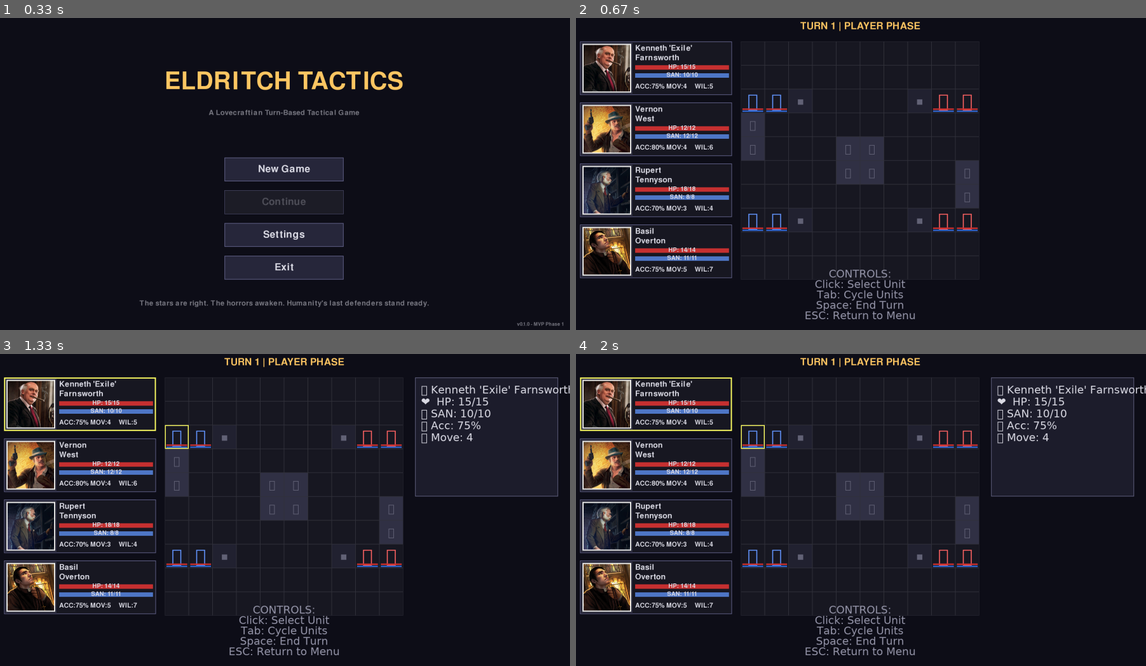
Above: before the commit, frames 1-4 (two rows, left to right).
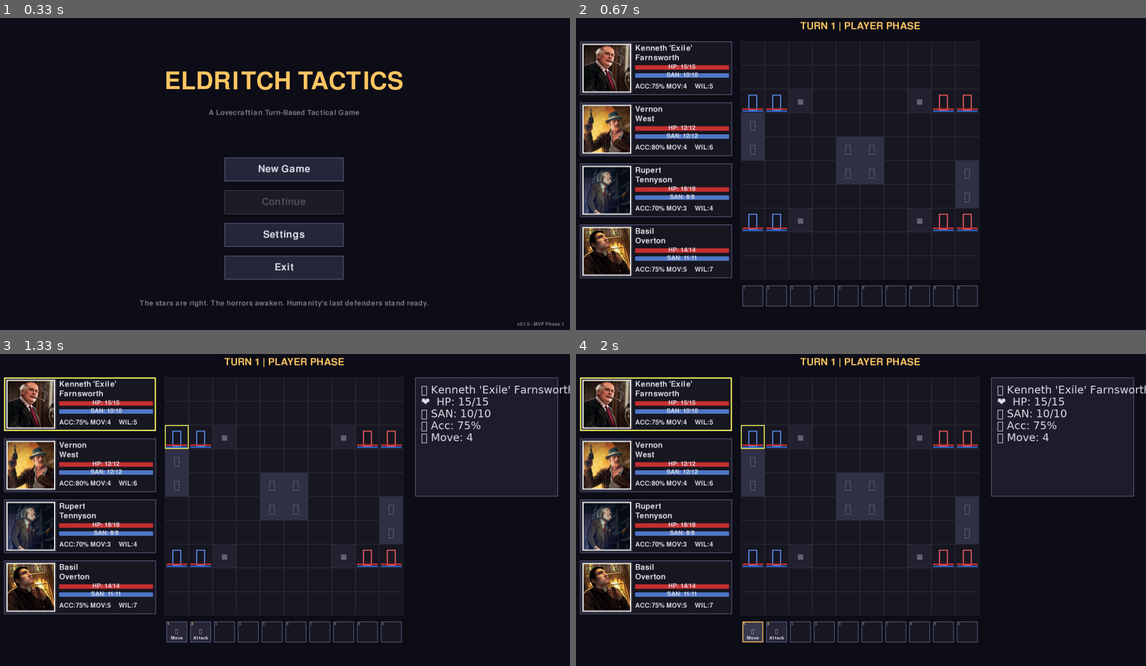
Above: after the commit, the same moments.

Repository: Dombrovo/pygame_tactics_test
Game: pygame game, started from main.py
Same seed, same stepped clock (60 frames per second), same inputs: the game is played once before the commit and once after it.
Inputs (mouse positions are in pixels of both pictures, inside the frame that each line leads up to):
- Up to frame 1 (0.33 s): no input
- Up to frame 2 (0.67 s): click (861, 170) at 0.38 s
- Up to frame 3 (1.33 s): press the mouse at (79, 403) at 0.7 s; move the mouse to (85, 397) at 0.8 s; release the mouse at (91, 394) at 0.93 s; press the mouse at (176, 631) at 1.03 s; move the mouse to (336, 631) at 1.13 s; release the mouse at (501, 628) at 1.27 s
- Up to frame 4 (2 s): tap 0 at 1.33 s; click (752, 631) at 1.72 s, where only the run after the commit has a clickable "↗"

Frame 1 is identical in both runs. In frame 2, 1.1% of the frame differs, in the area x 29-71%, y 80-97%; in frame 3, 1.5%; in frame 4, 1.5%.

Commit message:
action bar ui

Diff:
--- a/combat/battle_screen.py
+++ b/combat/battle_screen.py
@@ -12,7 +12,7 @@
 from entities.unit import Unit
 from entities.investigator import Investigator, create_test_squad
 from entities.enemy import Enemy, create_test_enemies
-from ui.ui_elements import InvestigatorTile
+from ui.ui_elements import InvestigatorTile, ActionBar
 
 
 class BattleScreen:
@@ -149,6 +149,22 @@
             )
             self.investigator_tiles.append(tile)
 
+        # ====================================================================
+        # Action Bar (Bottom Center)
+        # ====================================================================
+        # Position the action bar below the grid, centered
+        # 10 buttons × 70px + 9 gaps × 10px = 700 + 90 = 790px total width
+        action_bar_width = 10 * 70 + 9 * 10  # 790px
+        action_bar_x = (config.SCREEN_WIDTH - action_bar_width) // 2
+        action_bar_y = self.grid_offset_y + self.grid_pixel_size + 20  # 20px below grid
+
+        self.action_bar = ActionBar(
+            x=action_bar_x,
+            y=action_bar_y,
+            button_size=70,
+            spacing=10
+        )
+
     def _use_text_symbols(self):
         """
         Replace emoji symbols with ASCII text symbols.
@@ -262,6 +278,12 @@
                 elif event.key == pygame.K_TAB:
                     self._cycle_unit_selection()
 
+            # Handle action bar events (before other UI)
+            # This includes both mouse clicks and hotkey presses (1-0 keys)
+            if self.action_bar.handle_event(event):
+                # Action bar consumed the event
+                continue
+
             # Handle investigator tile events (must be before grid clicks)
             # This allows clicking on tiles to select investigators
             for tile in self.investigator_tiles:
@@ -316,6 +338,7 @@
             if self.current_phase == "player_turn" and unit.team == "player":
                 self.selected_unit = unit
                 self._update_tile_selection()
+                self._update_action_bar()
                 print(f"Selected: {unit.name}")
 
     def _on_investigator_tile_click(self, investigator: Investigator):
@@ -334,6 +357,7 @@
         # Select the investigator
         self.selected_unit = investigator
         self._update_tile_selection()
+        self._update_action_bar()
         print(f"Selected: {investigator.name}")
 
     def _update_tile_selection(self):
@@ -348,6 +372,19 @@
                 tile.set_selected(True)
             else:
                 tile.set_selected(False)
+
+    def _update_action_bar(self):
+        """
+        Update action bar to show actions for currently selected unit.
+
+        Called whenever selection changes. If the selected unit is an
+        investigator, populate the action bar with their available actions.
+        Otherwise, clear the action bar.
+        """
+        if self.selected_unit and isinstance(self.selected_unit, Investigator):
+            self.action_bar.update_for_investigator(self.selected_unit)
+        else:
+            self.action_bar.clear()
 
     def _pixel_to_grid(self, pixel_pos: Tuple[int, int]) -> Tuple[Optional[int], Optional[int]]:
         """
@@ -471,8 +508,9 @@
             # Select first active unit
             self.selected_unit = active_units[0]
 
-        # Update tile selection to match
+        # Update tile selection and action bar to match
         self._update_tile_selection()
+        self._update_action_bar()
 
         print(f"Selected: {self.selected_unit.name}")
 
@@ -549,6 +587,9 @@
         for tile in self.investigator_tiles:
             tile.update(self.mouse_pos)
 
+        # Update action bar (hover effects)
+        self.action_bar.update(self.mouse_pos)
+
     def _check_win_lose(self):
         """
         Check if battle is won or lost.
@@ -614,8 +655,11 @@
         # Draw unit info panel
         self._draw_unit_info_panel()
 
-        # Draw controls help
-        self._draw_controls_help()
+        # Draw action bar (bottom center)
+        self.action_bar.draw(self.screen)
+
+        # Controls help disabled - action bar replaces it
+        # self._draw_controls_help()
 
     def _draw_header(self):
         """Draw battle status header."""
--- a/ui/ui_elements.py
+++ b/ui/ui_elements.py
@@ -957,3 +957,283 @@
         text_surface = text_font.render(text, True, config.COLOR_TEXT)
         text_rect = text_surface.get_rect(center=(x + width // 2, y + height // 2))
         screen.blit(text_surface, text_rect)
+
+
+class ActionButton:
+    """
+    Small action button for the action bar.
+
+    Displays an ability/action icon or text with visual feedback.
+    Can be in enabled, disabled, or cooldown states.
+    """
+
+    def __init__(
+        self,
+        x: int,
+        y: int,
+        size: int,
+        text: str = "",
+        icon: str = "",
+        on_click: Optional[Callable] = None,
+        enabled: bool = True,
+        hotkey: str = ""
+    ):
+        """
+        Initialize an action button.
+
+        Args:
+            x, y: Top-left position
+            size: Width and height (square button)
+            text: Text label for the action
+            icon: Icon/emoji symbol (if available)
+            on_click: Callback when button is clicked
+            enabled: Whether button can be clicked
+            hotkey: Keyboard shortcut (e.g., "1", "2", etc.)
+        """
+        self.rect = pygame.Rect(x, y, size, size)
+        self.text = text
+        self.icon = icon
+        self.on_click = on_click
+        self.enabled = enabled
+        self.hotkey = hotkey
+
+        # Visual state
+        self.is_hovered = False
+        self.is_pressed = False
+
+        # Colors
+        self.color_normal = (40, 40, 55)
+        self.color_hover = (60, 60, 80)
+        self.color_active = (80, 80, 110)
+        self.color_disabled = (25, 25, 35)
+        self.color_border = config.COLOR_MENU_BORDER
+        self.color_border_hover = config.COLOR_TEXT_HIGHLIGHT
+
+    def update(self, mouse_pos: Tuple[int, int]) -> None:
+        """Update hover state based on mouse position."""
+        if self.enabled:
+            self.is_hovered = self.rect.collidepoint(mouse_pos)
+        else:
+            self.is_hovered = False
+
+    def handle_event(self, event: pygame.event.Event) -> bool:
+        """
+        Handle mouse clicks on the action button.
+
+        Returns:
+            True if button was clicked, False otherwise
+        """
+        if not self.enabled:
+            return False
+
+        if event.type == pygame.MOUSEBUTTONDOWN and event.button == 1:
+            if self.is_hovered:
+                self.is_pressed = True
+                return False
+
+        elif event.type == pygame.MOUSEBUTTONUP and event.button == 1:
+            if self.is_hovered and self.is_pressed:
+                self.is_pressed = False
+                if self.on_click:
+                    self.on_click()
+                return True
+            self.is_pressed = False
+
+        return False
+
+    def set_enabled(self, enabled: bool) -> None:
+        """Set whether the button is enabled."""
+        self.enabled = enabled
+
+    def draw(self, screen: pygame.Surface) -> None:
+        """
+        Draw the action button.
+
+        Shows icon/text, hotkey number, and visual state.
+        """
+        # Background color based on state
+        if not self.enabled:
+            bg_color = self.color_disabled
+        elif self.is_pressed:
+            bg_color = self.color_active
+        elif self.is_hovered:
+            bg_color = self.color_hover
+        else:
+            bg_color = self.color_normal
+
+        # Draw background
+        pygame.draw.rect(screen, bg_color, self.rect)
+
+        # Draw border
+        if self.is_hovered and self.enabled:
+            border_color = self.color_border_hover
+            border_width = 3
+        else:
+            border_color = self.color_border
+            border_width = 2
+
+        pygame.draw.rect(screen, border_color, self.rect, border_width)
+
+        # Draw icon if available
+        if self.icon:
+            icon_font = pygame.font.Font(None, self.rect.height // 2)
+            text_color = config.COLOR_TEXT if self.enabled else config.COLOR_TEXT_DIM
+            icon_surface = icon_font.render(self.icon, True, text_color)
+            icon_rect = icon_surface.get_rect(center=self.rect.center)
+            screen.blit(icon_surface, icon_rect)
+
+        # Draw text label (below icon or centered if no icon)
+        if self.text:
+            text_font = pygame.font.Font(None, 22)
+            text_color = config.COLOR_TEXT if self.enabled else config.COLOR_TEXT_DIM
+            text_surface = text_font.render(self.text, True, text_color)
+
+            if self.icon:
+                # Position below icon
+                text_rect = text_surface.get_rect(
+                    centerx=self.rect.centerx,
+                    bottom=self.rect.bottom - 5
+                )
+            else:
+                # Center in button
+                text_rect = text_surface.get_rect(center=self.rect.center)
+
+            screen.blit(text_surface, text_rect)
+
+        # Draw hotkey number in top-left corner
+        if self.hotkey:
+            hotkey_font = pygame.font.Font(None, 18)
+            hotkey_color = config.COLOR_TEXT_HIGHLIGHT if self.enabled else config.COLOR_TEXT_DIM
+            hotkey_surface = hotkey_font.render(self.hotkey, True, hotkey_color)
+            screen.blit(hotkey_surface, (self.rect.x + 3, self.rect.y + 2))
+
+
+class ActionBar:
+    """
+    Action bar displaying 10 ability/action slots.
+
+    Updates based on the currently selected investigator,
+    showing available actions and their states.
+    """
+
+    def __init__(self, x: int, y: int, button_size: int = 70, spacing: int = 10):
+        """
+        Initialize the action bar.
+
+        Args:
+            x, y: Top-left position of the action bar
+            button_size: Size of each action button (square)
+            spacing: Space between buttons
+        """
+        self.x = x
+        self.y = y
+        self.button_size = button_size
+        self.spacing = spacing
+
+        # Create 10 action button slots
+        self.action_buttons: List[ActionButton] = []
+        for i in range(10):
+            button_x = x + (i * (button_size + spacing))
+            button_y = y
+
+            # Create empty slot with hotkey number
+            hotkey = str((i + 1) % 10)  # 1-9, then 0
+            button = ActionButton(
+                x=button_x,
+                y=button_y,
+                size=button_size,
+                text="",
+                on_click=lambda idx=i: self._on_action_click(idx),
+                enabled=False,
+                hotkey=hotkey
+            )
+            self.action_buttons.append(button)
+
+        # Current investigator
+        self.current_investigator = None
+
+    def update_for_investigator(self, investigator) -> None:
+        """
+        Update action bar to show actions for the given investigator.
+
+        Args:
+            investigator: Investigator object whose actions to display
+        """
+        self.current_investigator = investigator
+
+        # For now, show placeholder actions
+        # In the future, this will be populated from investigator.abilities
+
+        if investigator and not investigator.is_incapacitated:
+            # Enable Move button (slot 0)
+            self.action_buttons[0].text = "Move"
+            self.action_buttons[0].icon = "↗"
+            self.action_buttons[0].enabled = True
+
+            # Enable Attack button (slot 1)
+            self.action_buttons[1].text = "Attack"
+            self.action_buttons[1].icon = "⚔"
+            self.action_buttons[1].enabled = True
+
+            # Disable remaining slots (no abilities yet)
+            for i in range(2, 10):
+                self.action_buttons[i].text = ""
+                self.action_buttons[i].icon = ""
+                self.action_buttons[i].enabled = False
+        else:
+            # No investigator selected or incapacitated - disable all
+            for button in self.action_buttons:
+                button.text = ""
+                button.icon = ""
+                button.enabled = False
+
+    def clear(self) -> None:
+        """Clear the action bar (no investigator selected)."""
+        self.update_for_investigator(None)
+
+    def _on_action_click(self, slot_index: int) -> None:
+        """
+        Handle click on an action button.
+
+        Args:
+            slot_index: Index of the clicked button (0-9)
+        """
+        print(f"Action slot {slot_index} clicked")
+        # TODO: Execute the corresponding action
+        # This will trigger movement/attack/ability logic
+
+    def update(self, mouse_pos: Tuple[int, int]) -> None:
+        """Update hover states for all action buttons."""
+        for button in self.action_buttons:
+            button.update(mouse_pos)
+
+    def handle_event(self, event: pygame.event.Event) -> bool:
+        """
+        Handle events for all action buttons.
+
+        Returns:
+            True if any button consumed the event, False otherwise
+        """
+        for button in self.action_buttons:
+            if button.handle_event(event):
+                return True
+
+        # Handle hotkey presses (1-0 keys)
+        if event.type == pygame.KEYDOWN:
+            # Number keys 1-0 (SDLK keys 49-57 for 1-9, 48 for 0)
+            if pygame.K_1 <= event.key <= pygame.K_9:
+                slot_index = event.key - pygame.K_1  # 0-8
+                if self.action_buttons[slot_index].enabled:
+                    self._on_action_click(slot_index)
+                    return True
+            elif event.key == pygame.K_0:
+                if self.action_buttons[9].enabled:
+                    self._on_action_click(9)
+                    return True
+
+        return False
+
+    def draw(self, screen: pygame.Surface) -> None:
+        """Draw all action buttons."""
+        for button in self.action_buttons:
+            button.draw(screen)
Not shown, changed: Claude.md
Not shown, changed: docs/03_ui_components.md
Not shown, changed: docs/05_grid_and_battle_system.md
